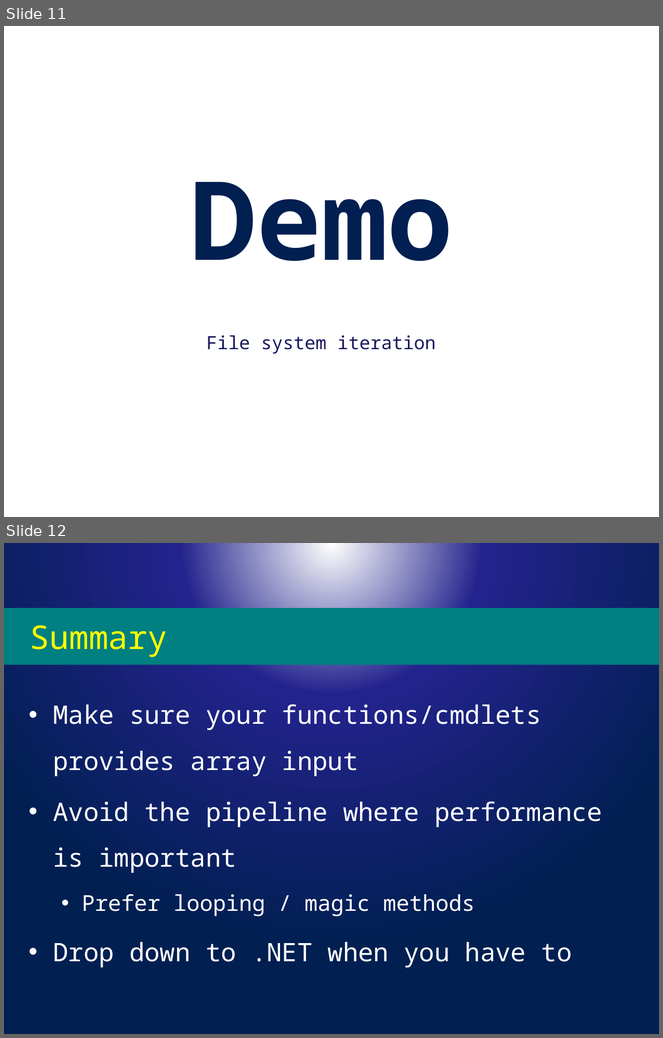
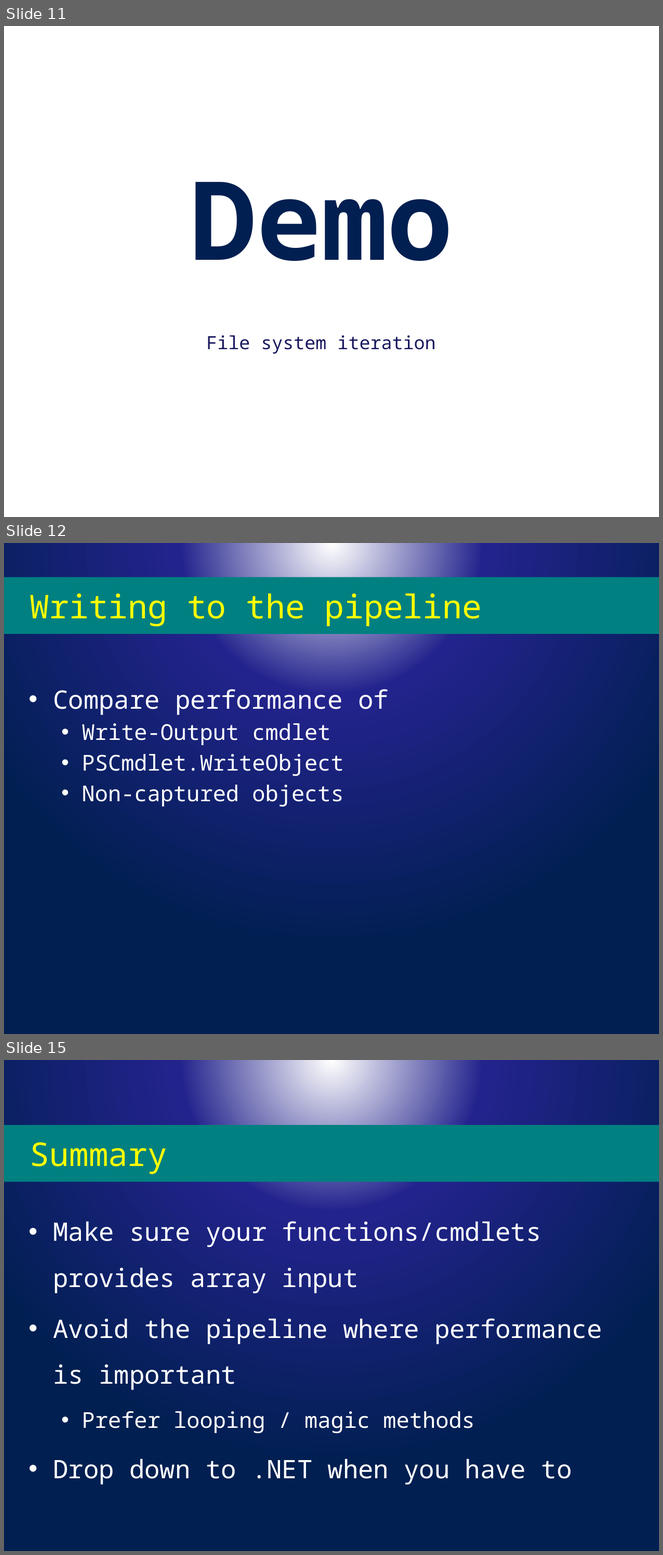
Before and after one commit to powercode/PSConfEU, a slide deck: PSCONFEU_Perf2017.pptx. Shown one above the other, each under a label of ours: slides 11 and 12 before the commit, slides 11, 12 and 15 after it; the slides between them are not shown. The pictures are 663x1038 and 663x1555 pixels, drawn with LibreOffice and Linux fonts; fonts in the diff are those of the drawing; background and template pictures are left out. Boxes give left, top, right and bottom in pixels: in the first picture for what was removed or moved away, otherwise in the second. Text is boxed around its words. In the diff, an @@ line names an element or a change of style, - is before the commit and + after.

```diff
--- a/PSCONFEU_Perf2017.pptx
+++ b/PSCONFEU_Perf2017.pptx
@@ slide 12 added at bbox=[4, 543, 659, 1034], background picture (left out) @@
@@ title added at bbox=[4, 577, 659, 634], fill #008080, 36 pt, text #FFFF00 @@
+Writing to the pipeline
@@ text added at bbox=[53, 689, 389, 807], 24 pt, text #FFFFFF @@
+• Compare performance of
+  • Write-Output cmdlet
+  • PSCmdlet.WriteObject
+  • Non-captured objects
@@ what was slide 12 is now slide 15 @@
```
Also in this commit, not shown: 1 slide changed, 2 other slides added, 23 other files.
